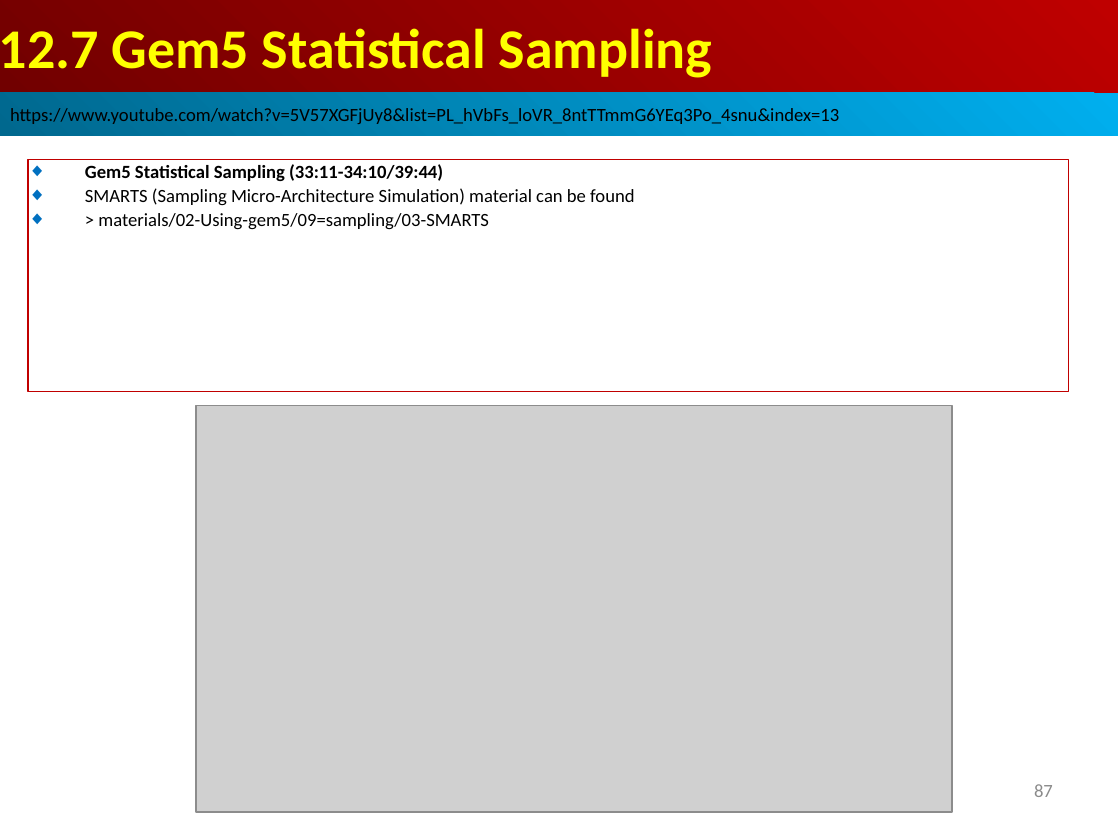
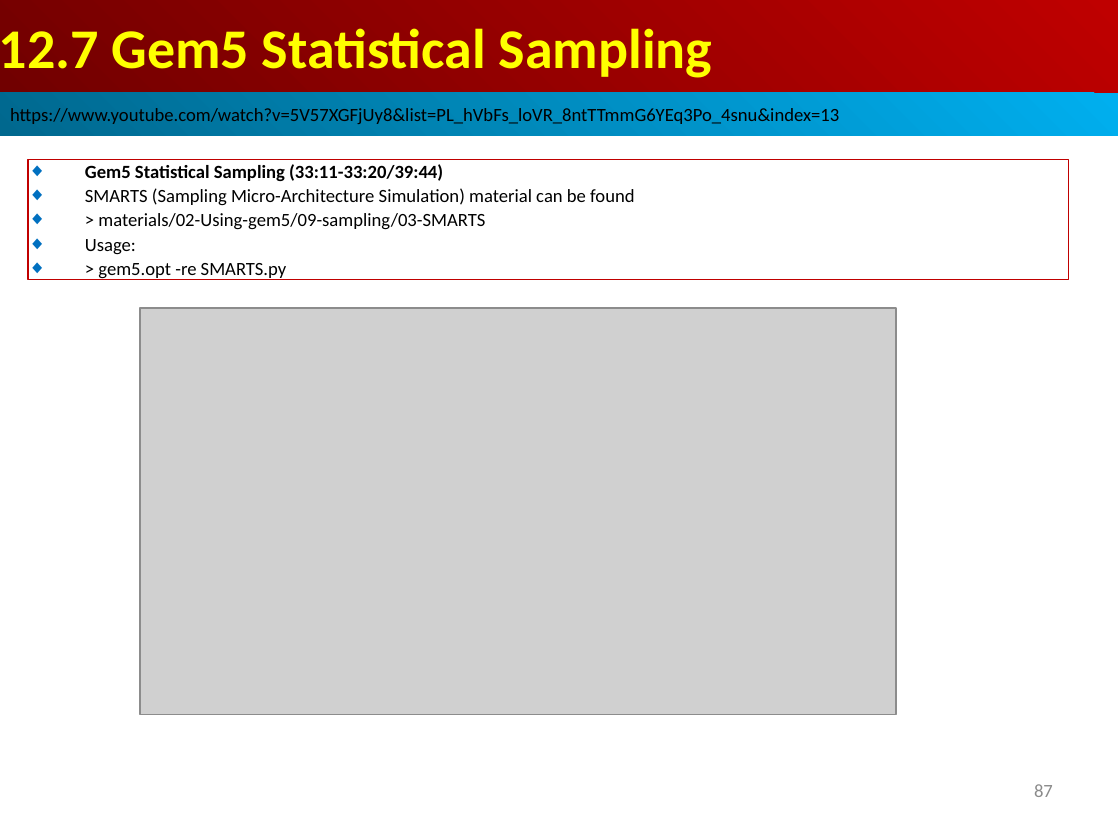
Before and after one commit to peterhchen/AIU_CS850_Gem5_McPAT, a slide deck: slide 87 of 050_Gem5/013.SampleSim/000_Video/013.SampleSim.ppt. Drawn at 1120x840 pixels with LibreOffice and Linux fonts; fonts in the diff are those of the drawing; grey boxes stand for pictures. Boxes give left, top, right and bottom in pixels: in the first picture for what was removed or moved away, otherwise in the second. Text is boxed around its words. In the diff, an @@ line names an element or a change of style, - is before the commit and + after.

```diff
--- a/050_Gem5/013.SampleSim/000_Video/013.SampleSim.ppt
+++ b/050_Gem5/013.SampleSim/000_Video/013.SampleSim.ppt
@@ rectangle "Gem5 Statistical Sampling (33:11-33:20/39:44)" resized from (x1=28, y1=159, x2=1068, y2=392) to (x1=28, y1=159, x2=1068, y2=280) @@
@@ text in rectangle at (x1=85, y1=164, x2=443, y2=181): text changed @@
-◆ Gem5 Statistical Sampling (33:11-34:10/39:44)
+◆ Gem5 Statistical Sampling (33:11-33:20/39:44)
@@ text in rectangle at (x1=85, y1=213, x2=485, y2=280): text changed @@
-◆ > materials/02-Using-gem5/09=sampling/03-SMARTS
+◆ > materials/02-Using-gem5/09-sampling/03-SMARTS
+◆ Usage:
+◆ > gem5.opt -re SMARTS.py
@@ picture moved from (x1=196, y1=405, x2=952, y2=812) to (x1=140, y1=308, x2=896, y2=715) @@
```
Also in this commit, not shown: 28 other slides changed, 2 slides added.
